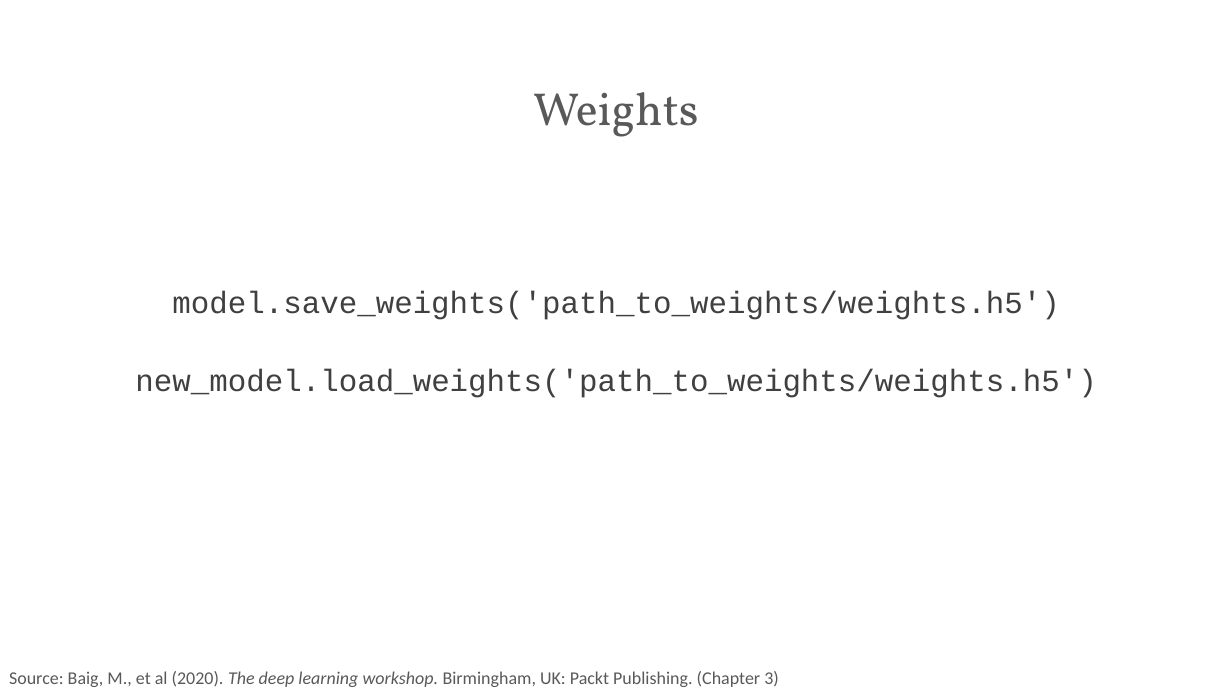
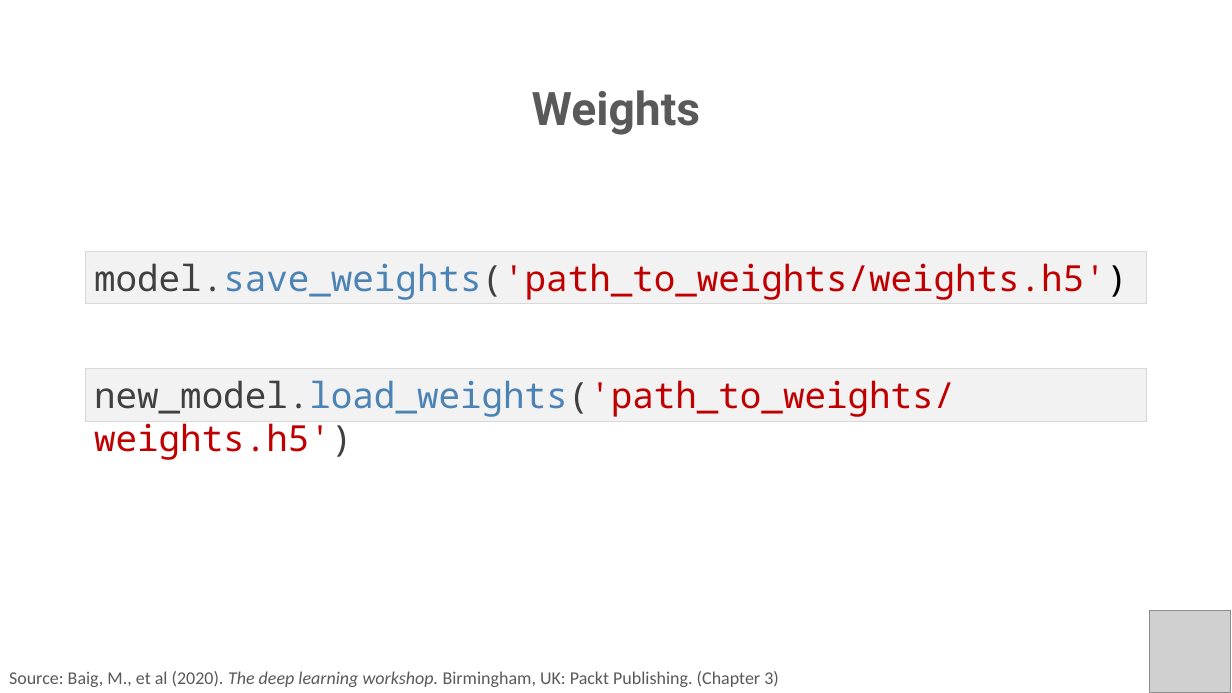
Before and after one commit to PracticumAI/transfer, a slide deck: slide 12 of presentations/02_transfer_learn.pptx. Drawn at 1232x693 pixels with LibreOffice and Linux fonts; fonts in the diff are those of the drawing; grey boxes stand for pictures. Boxes give left, top, right and bottom in pixels: in the first picture for what was removed or moved away, otherwise in the second. Text is boxed around its words. In the diff, an @@ line names an element or a change of style, - is before the commit and + after.

```diff
--- a/presentations/02_transfer_learn.pptx
+++ b/presentations/02_transfer_learn.pptx
@@ title "Weights" at (532, 90, 700, 135): font Vollkorn to Roboto, bold on @@
@@ rectangle "model.save_weights('path_to_weights/weights.h5')": place and size @@
-rectangle "model.save_weights('path_to_weights/weights.h5')" at (172, 291, 1059, 320)
+rectangle "model.save_weights('path_to_weights/weights.h5')" at (85, 251, 1147, 304)
@@ rectangle "model.save_weights('path_to_weights/weights.h5')" at (85, 251, 1147, 304): size 24 to 28 pt, font Courier New to Noto Sans Mono; text colour #404040 to #4B83B5, text colour #404040 to #C00000, text colour #404040 to #000000 in "model.save_weights('path_to_weights/weights.h5')"; alignment centre to left; fill none to #F2F2F2; outline none to #D9D9D9 0.75 pt @@
@@ rectangle "new_model.load_weights('path_to_weights/weights.h5')": place and size @@
-rectangle "new_model.load_weights('path_to_weights/weights.h5')" at (135, 368, 1096, 398)
+rectangle "new_model.load_weights('path_to_weights/weights.h5')" at (85, 369, 1147, 421)
@@ rectangle "new_model.load_weights('path_to_weights/weights.h5')" at (85, 369, 1147, 421): size 24 to 28 pt, font Courier New to Noto Sans Mono; text colour #404040 to #4B83B5, text colour #404040 to #C00000 in "new_model.load_weights('path_to_weights/weights.h5')"; alignment centre to left; fill none to #F2F2F2; outline none to #D9D9D9 0.75 pt @@
@@ picture added at (1150, 611, 1231, 693) @@
```
Also in this commit, not shown: 14 other slides changed.
